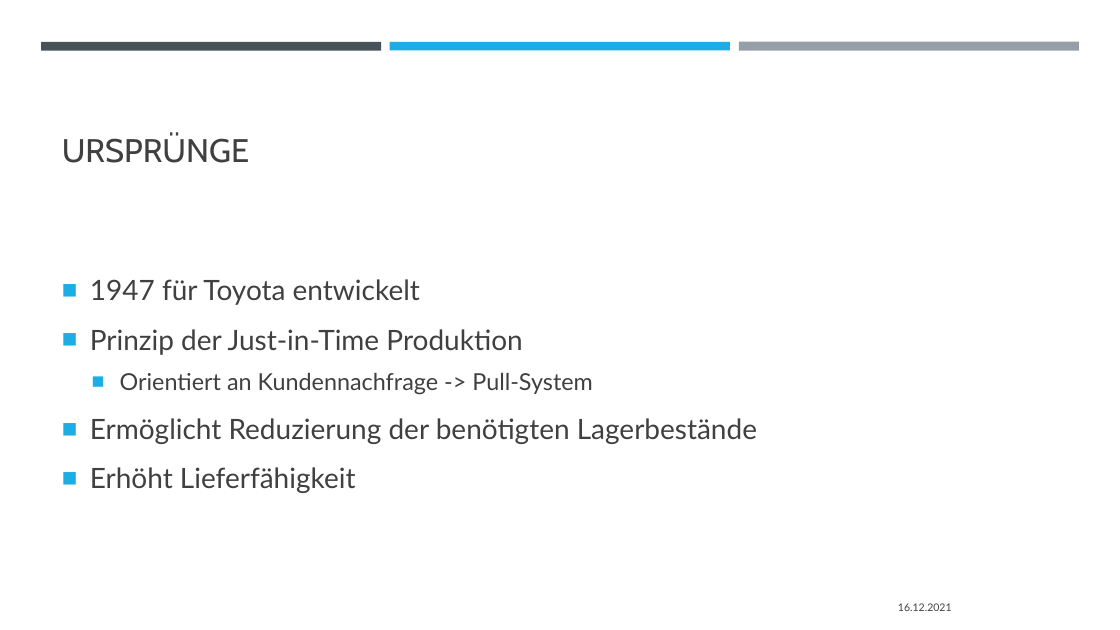
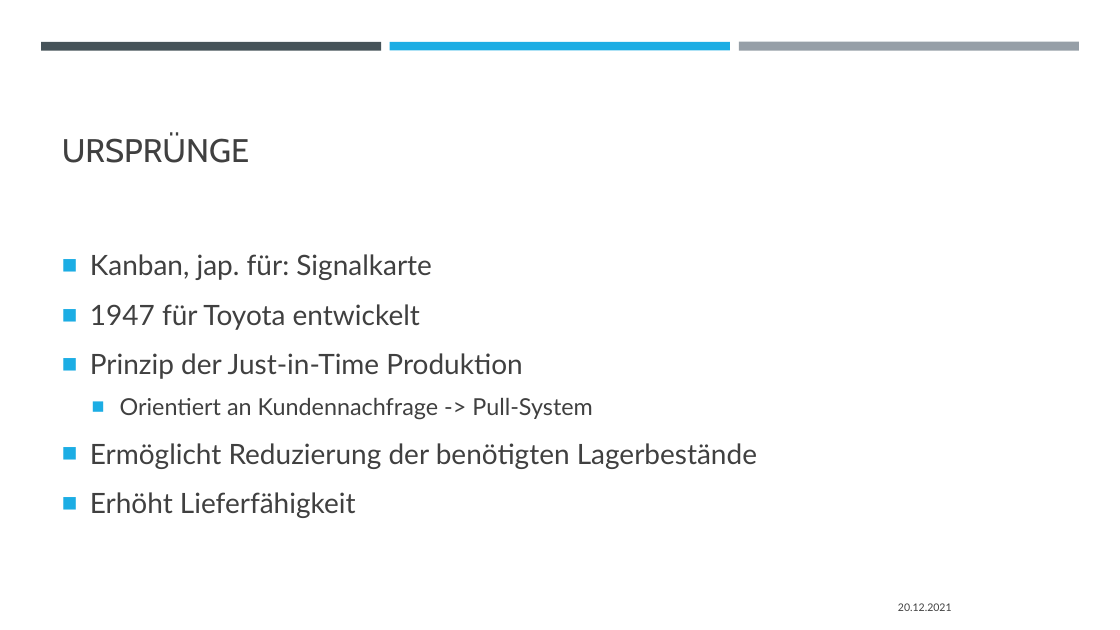
Before and after one commit to Semoxea/IF11C, a slide deck: slide 3 of IF11C/PlusD/Files/Kanban.pptx. Drawn at 1120x630 pixels with LibreOffice and Linux fonts; fonts in the diff are those of the drawing. Boxes give left, top, right and bottom in pixels: in the first picture for what was removed or moved away, otherwise in the second. Text is boxed around its words. In the diff, an @@ line names an element or a change of style, - is before the commit and + after.

```diff
--- a/IF11C/PlusD/Files/Kanban.pptx
+++ b/IF11C/PlusD/Files/Kanban.pptx
@@ text at [90, 254, 432, 280]: paragraph added @@
+■ Kanban, jap. für: Signalkarte
@@ text at [898, 603, 952, 611]: text changed @@
-16.12.2021
+20.12.2021
```
Also in this commit, not shown: 3 other slides changed, 2 slides added, 1 slide removed, 13 other files.
